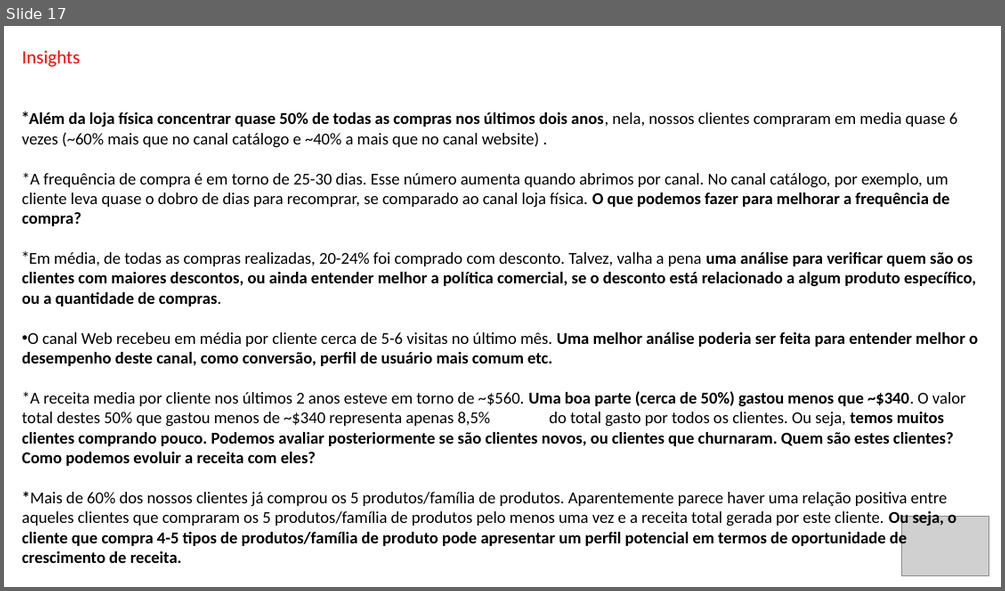
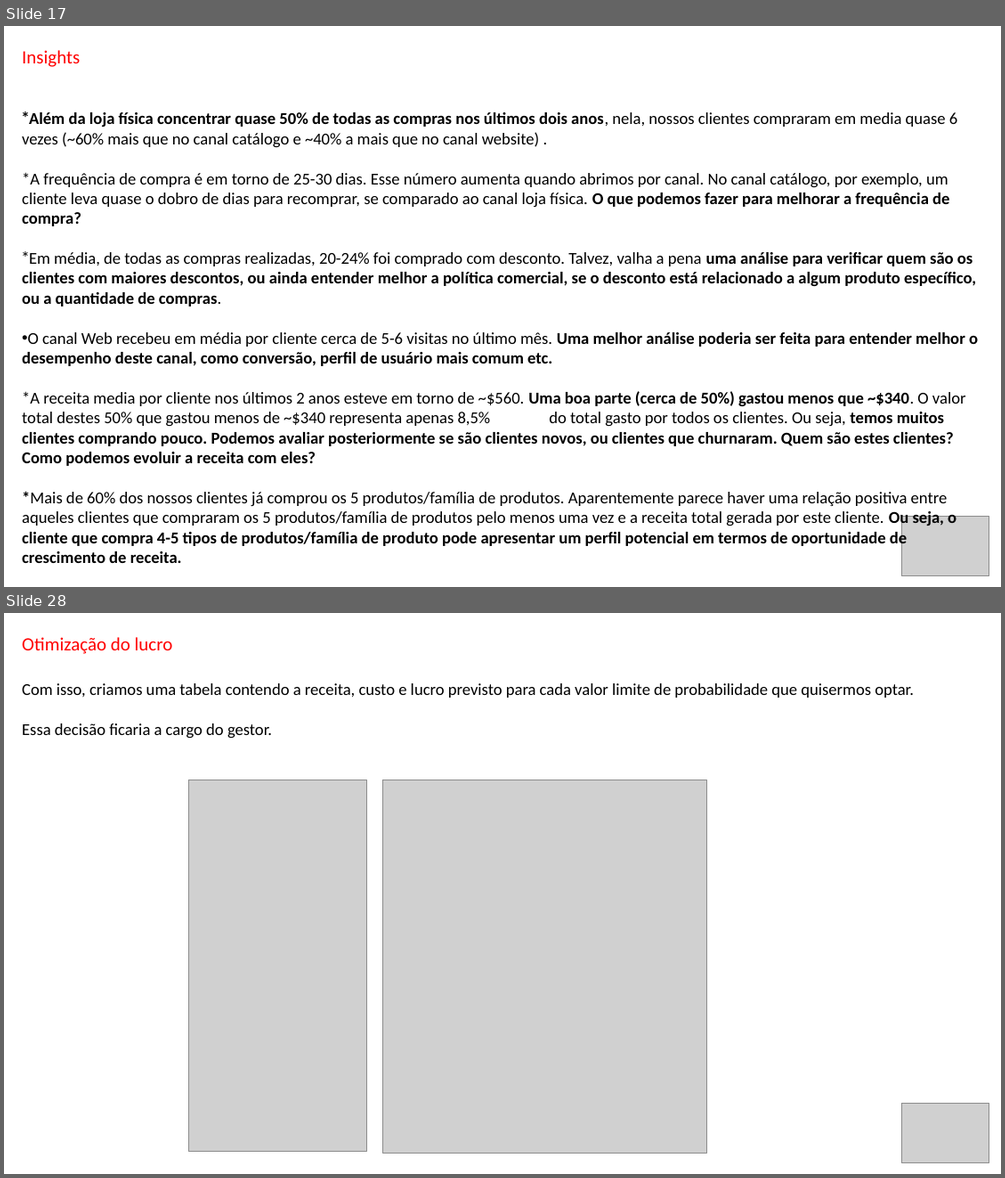
Before and after one commit to Danielgmelo/ifood, a slide deck: my_project/iFood CRM Data Analyst Case.pptx. Shown one above the other, each under a label of ours: slide 17 before the commit, slides 17 and 28 after it; the slides between them are not shown. The pictures are 1005x591 and 1005x1178 pixels, drawn with LibreOffice and Linux fonts; fonts in the diff are those of the drawing; grey boxes stand for pictures. Boxes give left, top, right and bottom in pixels: in the first picture for what was removed or moved away, otherwise in the second. Text is boxed around its words. In the diff, an @@ line names an element or a change of style, - is before the commit and + after.

```diff
--- a/my_project/iFood CRM Data Analyst Case.pptx
+++ b/my_project/iFood CRM Data Analyst Case.pptx
@@ slide 28 added at (x1=4, y1=613, x2=1001, y2=1174), background #FFFFFF @@
@@ text added at (x1=22, y1=637, x2=173, y2=654), 18 pt, text #FF0000 @@
+Otimização do lucro
@@ text added at (x1=22, y1=683, x2=914, y2=738), 16 pt, text #000000 @@
+Com isso, criamos uma tabela contendo a receita, custo e lucro previsto para cada valor limite de probabilidade que quisermos optar.
+Essa decisão ficaria a cargo do gestor.
@@ picture added at (x1=189, y1=779, x2=367, y2=1151) @@
@@ picture added at (x1=382, y1=779, x2=707, y2=1153) @@
@@ picture added at (x1=901, y1=1103, x2=989, y2=1163) @@
```
Also in this commit, not shown: 3 slides changed, 9 other slides added, 1 slide removed, 8 other files.
